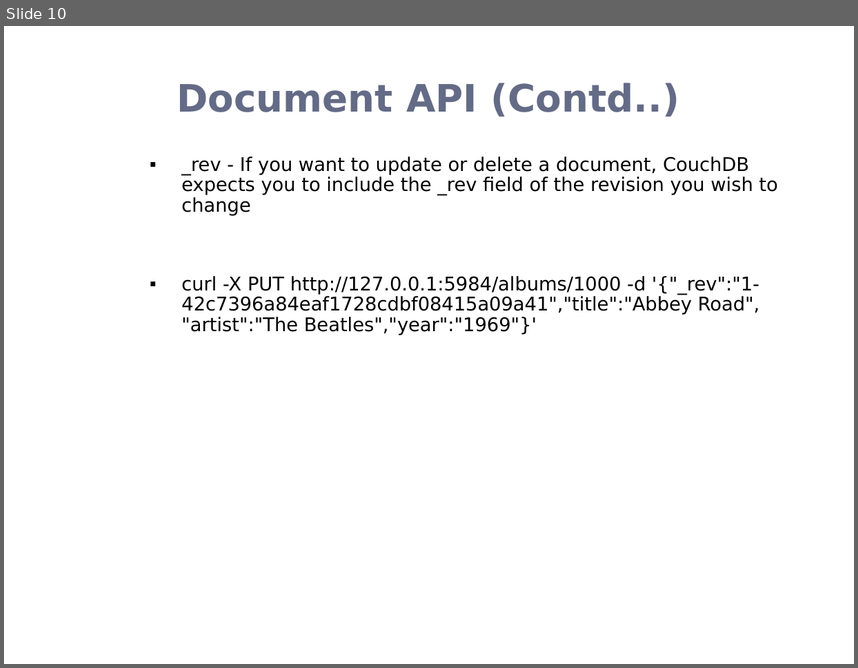
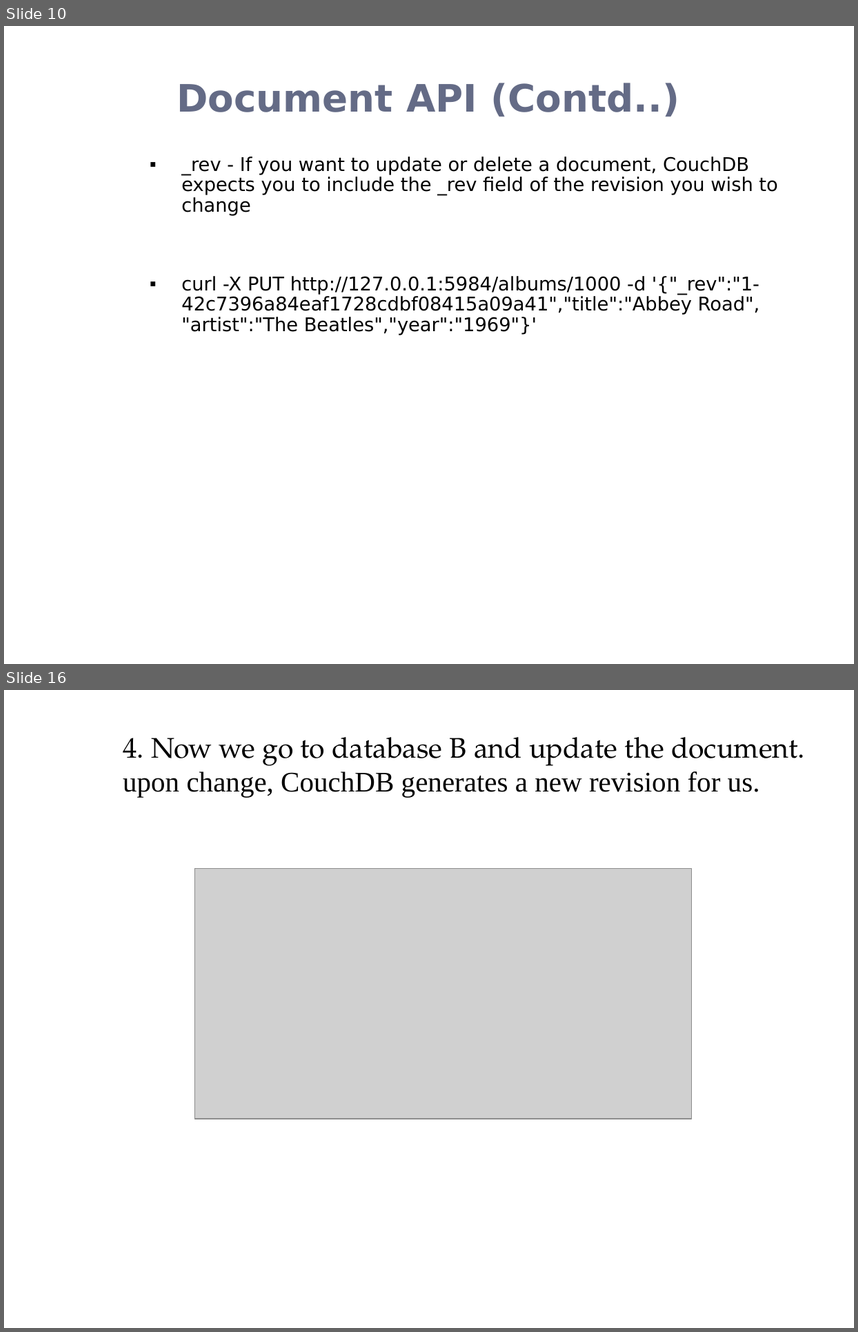
Before and after one commit to rohanz1993/Team_9_Heroku_Shopping_Cart_-_AWS_NoSQL_Service, a slide deck: Donita/CouchDB.pptx. Shown one above the other, each under a label of ours: slide 10 before the commit, slides 10 and 16 after it; the slides between them are not shown. The pictures are 858x668 and 858x1332 pixels, drawn with LibreOffice and Linux fonts; fonts in the diff are those of the drawing; grey boxes stand for pictures; background and template pictures are left out. Boxes give left, top, right and bottom in pixels: in the first picture for what was removed or moved away, otherwise in the second. Text is boxed around its words. In the diff, an @@ line names an element or a change of style, - is before the commit and + after.

```diff
--- a/Donita/CouchDB.pptx
+++ b/Donita/CouchDB.pptx
@@ slide 16 added at box(4, 690, 854, 1328), background picture (left out) @@
@@ text added at box(123, 737, 805, 797), 24 pt, text #000000 @@
+4. Now we go to database B and update the document. upon change, CouchDB generates a new revision for us.
@@ picture added at box(194, 869, 692, 1118) @@
```
Also in this commit, not shown: 3 slides changed, 8 other slides added.
